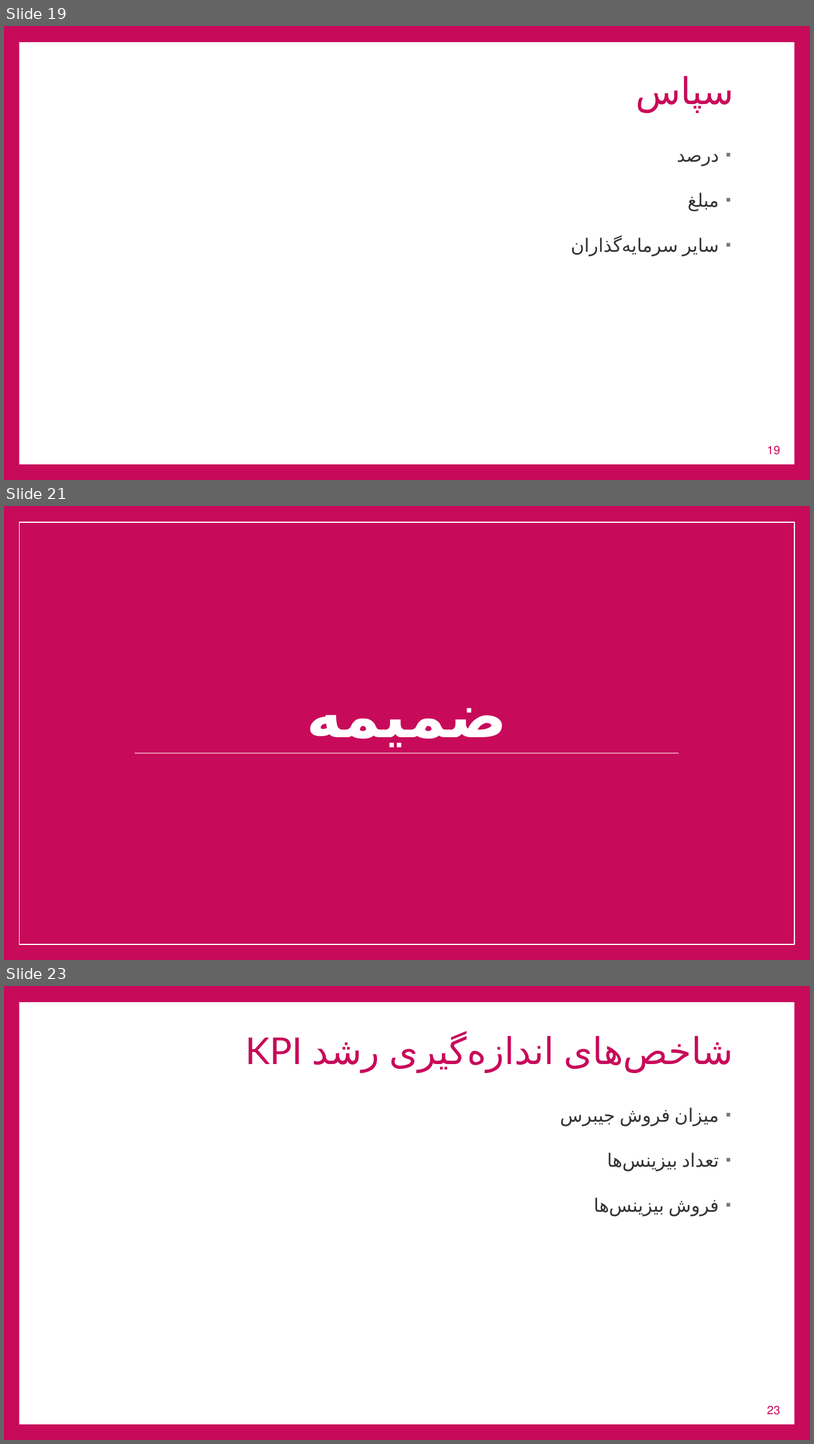
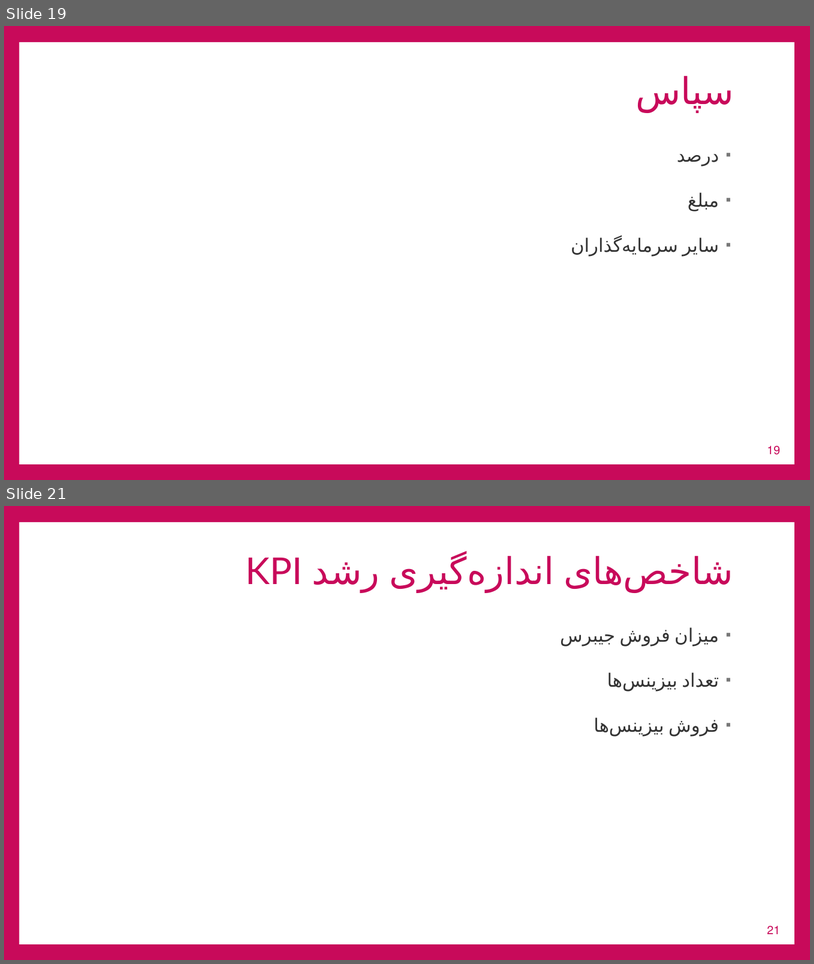
Before and after one commit to ghasemizade/talambar_cdn, a slide deck: business/PitchDeck/JIbres-PitchDeck-v1.pptx. Shown one above the other, each under a label of ours: slides 19, 21 and 23 before the commit, slides 19 and 21 after it; the slides between them are not shown. The pictures are 814x1444 and 814x964 pixels, drawn with LibreOffice and Linux fonts; fonts in the diff are those of the drawing; background and template pictures are left out. Boxes give left, top, right and bottom in pixels: in the first picture for what was removed or moved away, otherwise in the second. Text is boxed around its words. In the diff, an @@ line names an element or a change of style, - is before the commit and + after.

```diff
--- a/business/PitchDeck/JIbres-PitchDeck-v1.pptx
+++ b/business/PitchDeck/JIbres-PitchDeck-v1.pptx
@@ slide 21 removed at (x1=4, y1=506, x2=810, y2=960), background #C80A5A @@
@@ rectangle removed at (x1=19, y1=522, x2=795, y2=944) @@
@@ title removed at (x1=306, y1=708, x2=507, y2=747) @@
-ضمیمه
@@ line removed from (135, 753) to (679, 753) @@
@@ what was slide 23 is now slide 21 @@
@@ page number at (x1=767, y1=925, x2=780, y2=934): text changed @@
-23
+21
```
Also in this commit, not shown: 2 slides changed, 1 slide added, 2 other slides removed.
